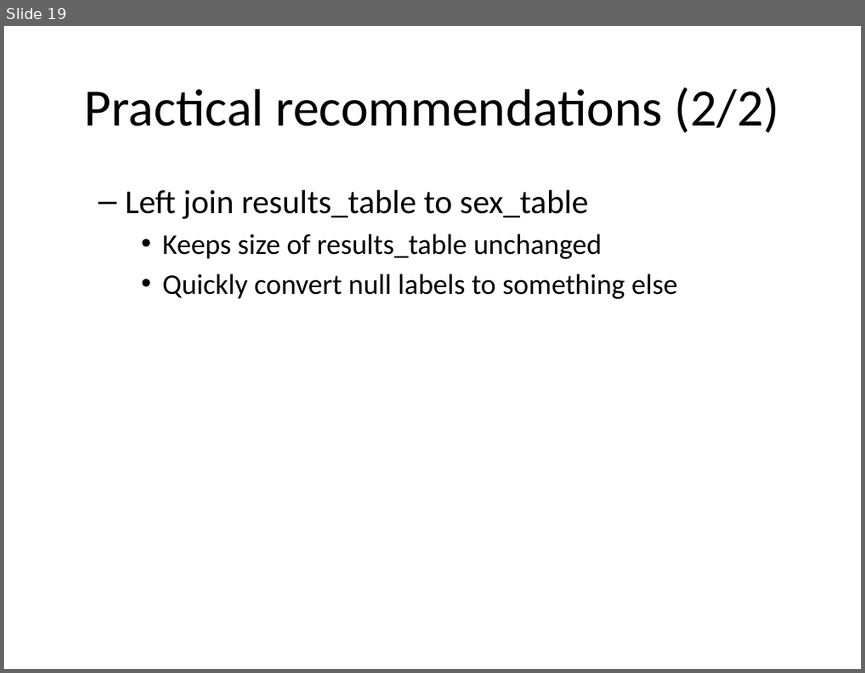
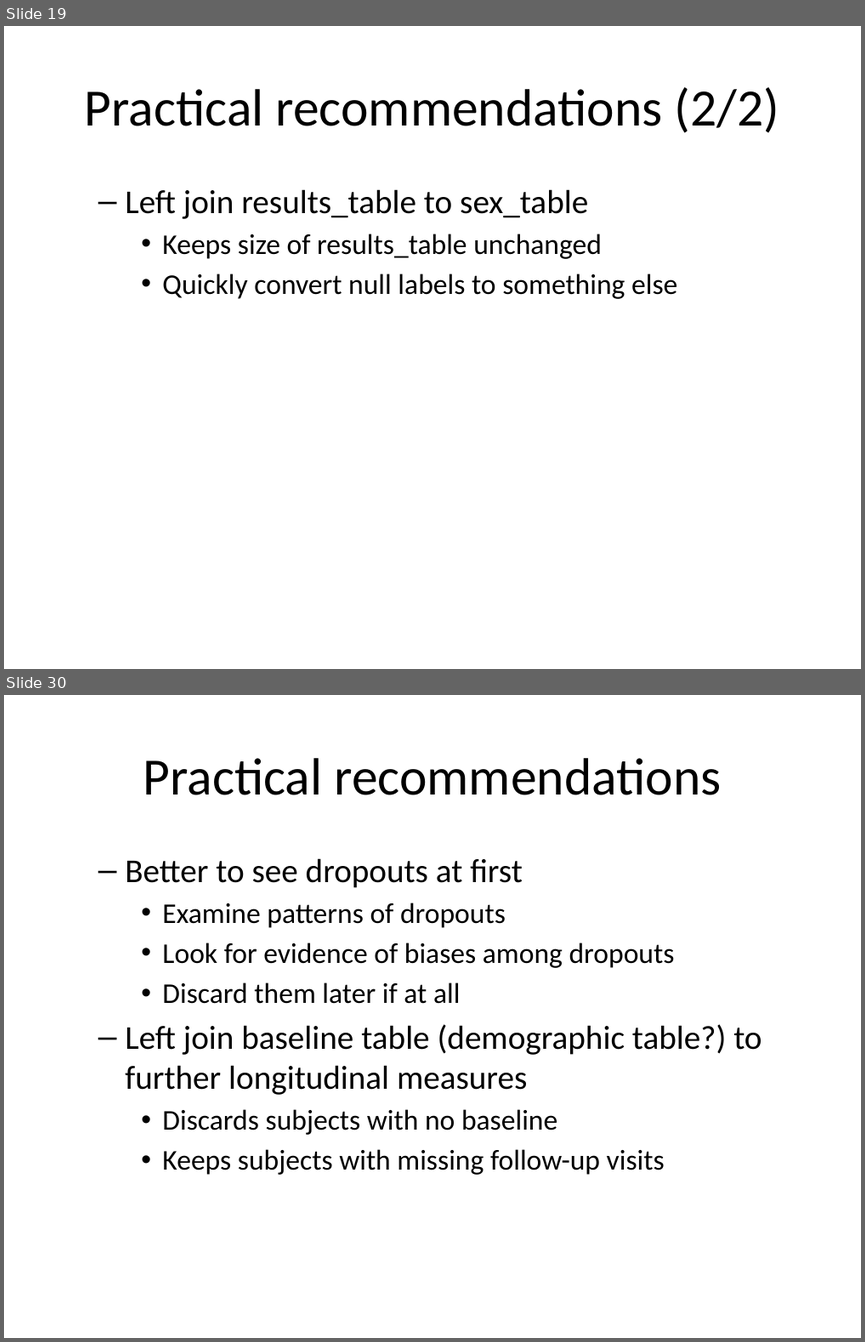
Before and after one commit to pmean/introduction-to-sql, a slide deck: src/mismatches.pptx. Shown one above the other, each under a label of ours: slide 19 before the commit, slides 19 and 30 after it; the slides between them are not shown. The pictures are 865x673 and 865x1342 pixels, drawn with LibreOffice and Linux fonts; fonts in the diff are those of the drawing. Boxes give left, top, right and bottom in pixels: in the first picture for what was removed or moved away, otherwise in the second. Text is boxed around its words. In the diff, an @@ line names an element or a change of style, - is before the commit and + after.

Commit message:
Completed longitudinal example in mismatches.Rmd

```diff
--- a/src/mismatches.pptx
+++ b/src/mismatches.pptx
@@ slide 30 added at <box>4,695,861,1338</box>, background #FFFFFF @@
@@ title added at <box>143,758,721,795</box>, 44 pt, text #000000 @@
+Practical recommendations
@@ text added at <box>125,858,761,1174</box>, 24 pt, text #000000 @@
+  – Better to see dropouts at first
+    • Examine patterns of dropouts
+    • Look for evidence of biases among dropouts
+    • Discard them later if at all
+  – Left join baseline table (demographic table?) to further longitudinal measures
+    • Discards subjects with no baseline
+    • Keeps subjects with missing follow-up visits
```
Also in this commit, not shown: 3 slides changed, 12 other slides added, 12 other files.
